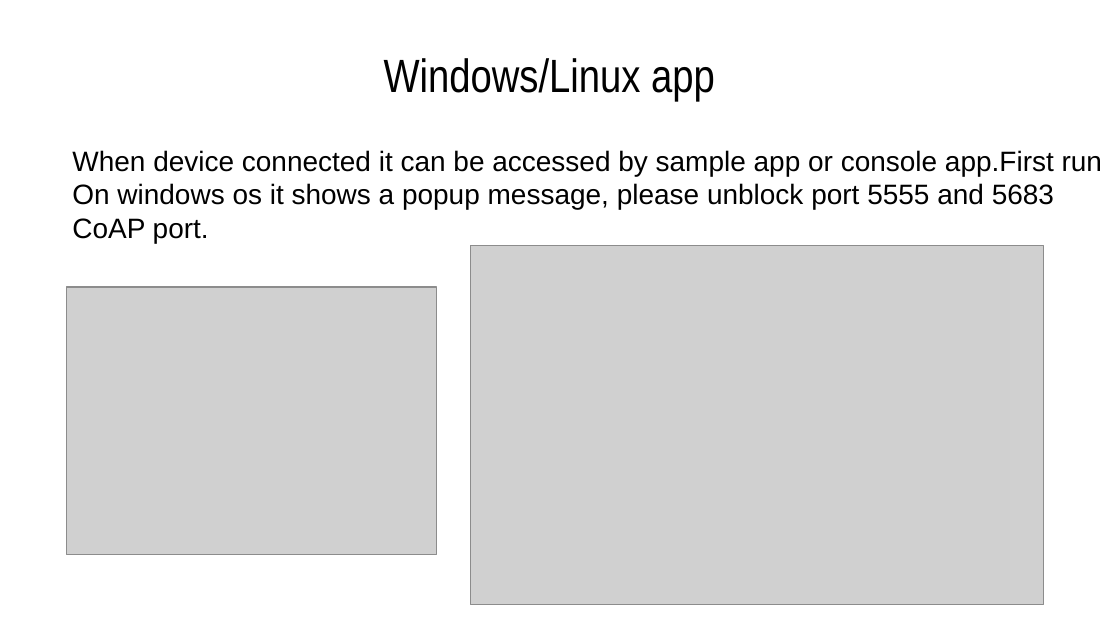
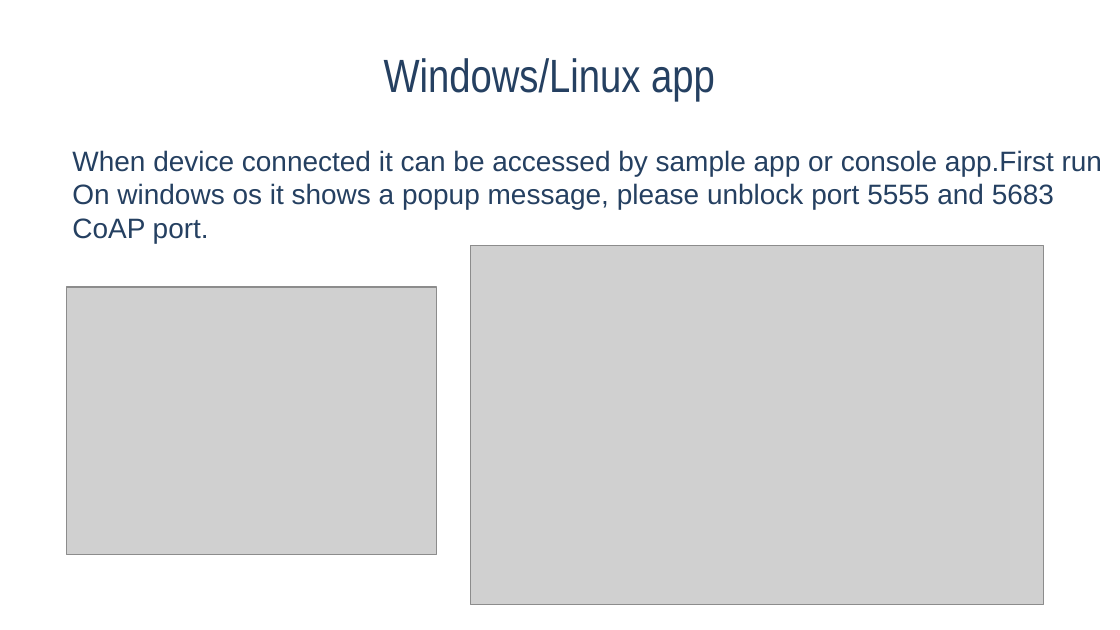
Before and after one commit to natashaiwscope/iot_hw, a slide deck: slide 13 of ppt/wireless.pptx. Drawn at 1120x630 pixels with LibreOffice and Linux fonts; fonts in the diff are those of the drawing; grey boxes stand for pictures. Boxes give left, top, right and bottom in pixels: in the first picture for what was removed or moved away, otherwise in the second. Text is boxed around its words. In the diff, an @@ line names an element or a change of style, - is before the commit and + after.

```diff
--- a/ppt/wireless.pptx
+++ b/ppt/wireless.pptx
@@ text "Windows/Linux app" at bbox=[384, 58, 715, 102]: text colour #000000 to #254061 @@
@@ text "When device connected it can ..." at bbox=[72, 150, 1102, 243]: text colour #000000 to #254061 @@
```
Also in this commit, not shown: 15 other slides changed.
